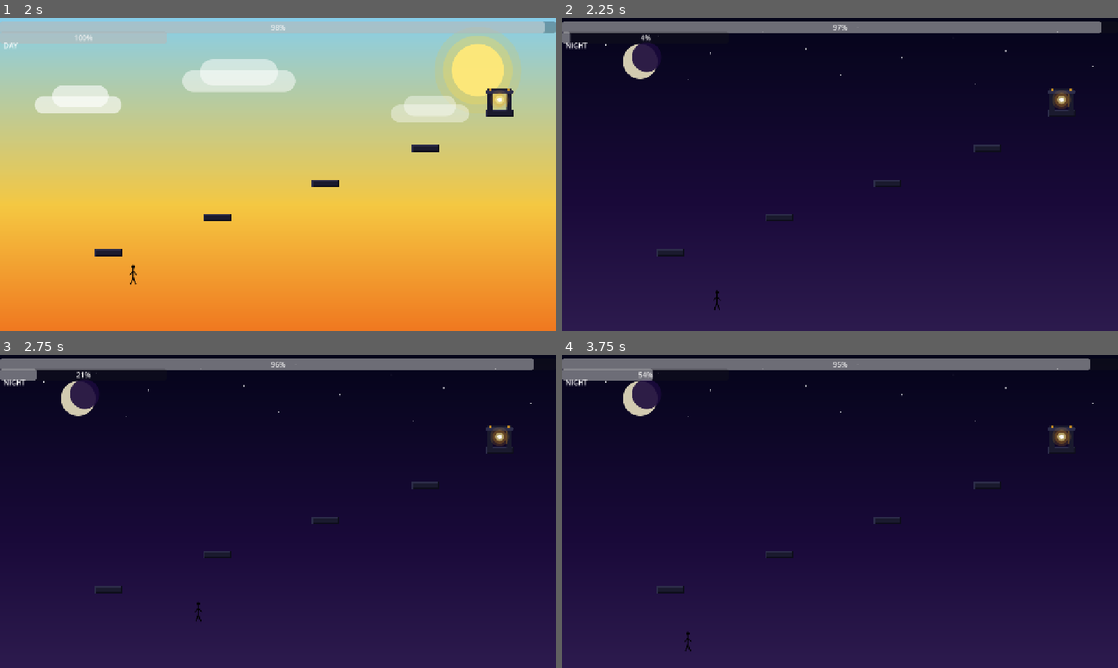
Above: before the commit, frames 1-4 (two rows, left to right).
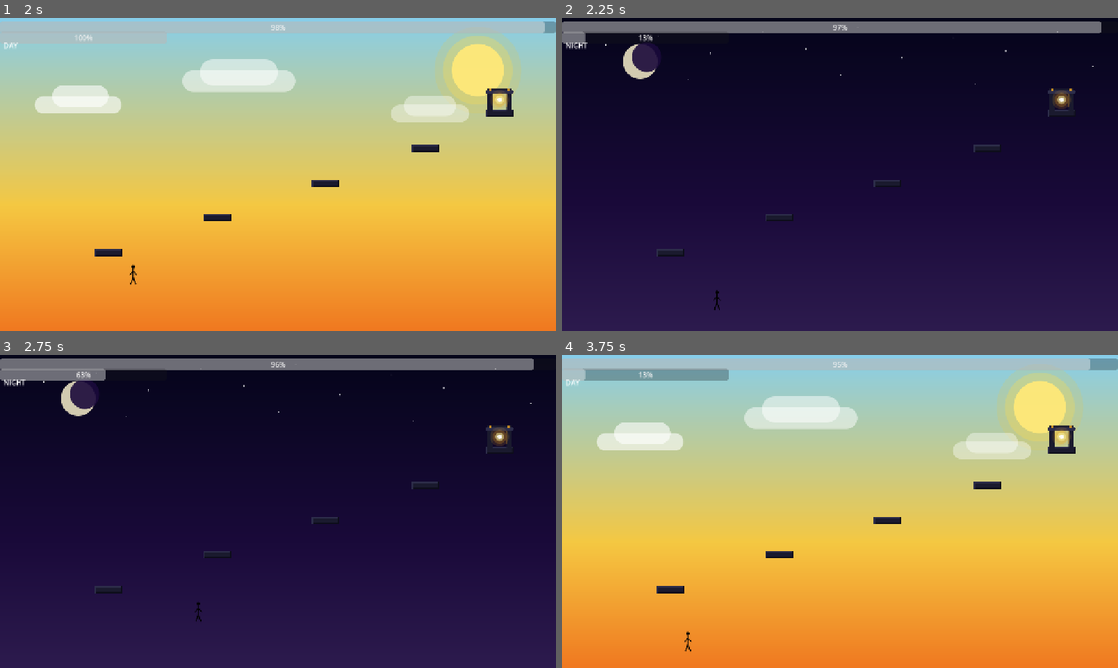
Above: after the commit, the same moments.

Repository: jchildree/Solatice-Gam-Jam-26
Game: Godot game, scene res://scenes/main_menu.tscn
Same seed, same stepped clock (60 frames per second), same inputs: the game is played once before the commit and once after it.
Inputs:
- Up to frame 1 (2 s): click "PLAY" at 0.5 s; hold D (move_right) from 1.28 s (still down); tap Ctrl (dash) at 1.35 s; tap Space (jump) at 1.52 s
- Up to frame 2 (2.25 s): keep holding D (move_right); tap E (toggle) at 2.1 s
- Up to frame 3 (2.75 s): keep holding D (move_right); tap Space (jump) at 2.27 s
- Up to frame 4 (3.75 s): release D (move_right) at 2.78 s; hold A (move_left) 2.78-3.53 s; tap Ctrl (dash) at 2.85 s; hold D (move_right) from 3.53 s (still down); tap E (toggle) at 3.6 s

Frame 1 is identical in both runs. In frame 2, 0.2% of the frame differs, in the area x 1-17%, y 4-9%; in frame 3, 0.5%; in frame 4, 99%, in the area x 0-100%, y 0-100%.

Commit message:
chore: add phase registry; reduce toggle cooldown to 1s
- docs/phase-status/INDEX.md and IMPACT-MATRIX.md establish phase
  lifecycle with Phase 03 as FOCUS (ADR-001 not yet implemented)
- DayNightManager.cooldown reduced 3.0 -> 1.0 per design intent

Co-Authored-By: Claude Sonnet 4.6 <noreply@anthropic.com>

Diff:
--- a/scripts/day_night_manager.gd
+++ b/scripts/day_night_manager.gd
@@ -3,7 +3,7 @@
 signal state_changed(is_day: bool)
 
 var is_day: bool = true
-var cooldown: float = 3.0
+var cooldown: float = 1.0
 var cooldown_remaining: float = 0.0
 
 func _process(delta: float) -> void:
Not shown, added: docs/phase-status/IMPACT-MATRIX.md
Not shown, added: docs/phase-status/INDEX.md
